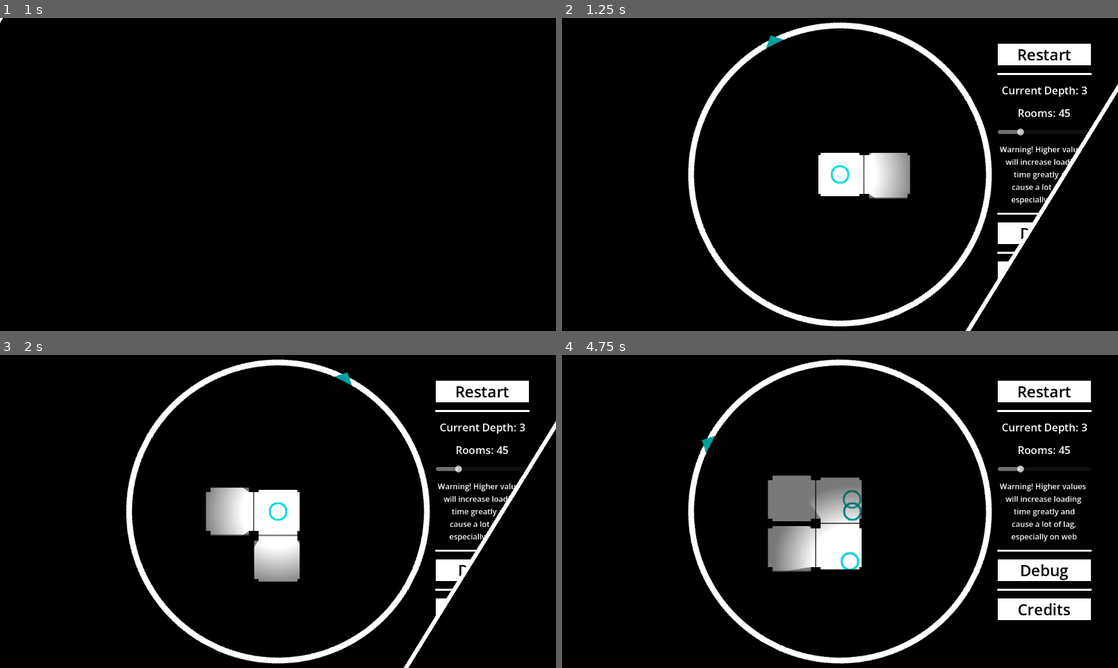
Above: before the commit, frames 1-4 (two rows, left to right).
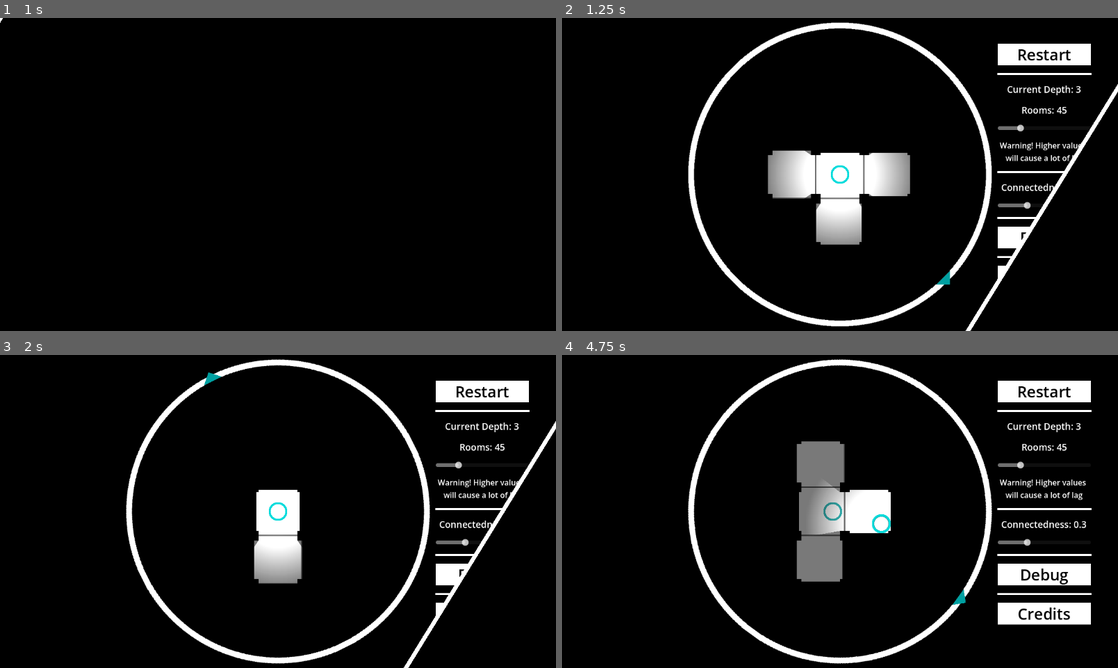
Above: after the commit, the same moments.

Repository: entityJY/hyperedi
Game: Godot game, scene res://ui/start_game.tscn
Same seed, same stepped clock (60 frames per second), same inputs: the game is played once before the commit and once after it. Sound files missing from this copy of the repository are replaced by a short silence.
Inputs:
- Up to frame 1 (1 s): click "Start Game" at 0.5 s
- Up to frame 2 (1.25 s): no input
- Up to frame 3 (2 s): click "Restart" at 1.25 s
- Up to frame 4 (4.75 s): click "Restart" at 2 s; click "Restart" at 2.75 s; hold D (right) 3.53-4.28 s; tap Space (place) at 3.6, 4.35 s; hold S (down) from 4.28 s (still down)

Frame 1 is identical in both runs. In frame 2, 5.0% of the frame differs, in the area x 22-95%, y 1-99%; in frame 3, 3.8%; in frame 4, 10%, in the area x 22-96%, y 1-99%.

Commit message:
feat: update maze generator, add connectedness slider

Diff:
--- a/hyperplane_dungeon/dungeon.gd
+++ b/hyperplane_dungeon/dungeon.gd
@@ -8,15 +8,12 @@
 @export var game_complete_text: RichTextLabel
 @export var tile_container: Node2D
 
-var depth: int
-
 var loaded_tiles: Dictionary[Vector2i, Tile]
 
 signal game_won()
 
 # Called when the node enters the scene tree for the first time.
 func _ready() -> void:
-	depth = SceneTransition.dungeon_depth
 	initialize_level()
 	debug_label.visible = SceneTransition.debug
 
@@ -64,10 +61,10 @@
 		var neighbor_tile = node.tile
 
 		var final_rotation_int: int
-		match index - from_index:
-			-3: final_rotation_int = 1
-			-2: final_rotation_int = 0
-			-1: final_rotation_int = 3
+		match wrapi(index - from_index, 0, 4):
+			# -3: final_rotation_int = 1
+			# -2: final_rotation_int = 0
+			# -1: final_rotation_int = 3
 			0: final_rotation_int = 2
 			1: final_rotation_int = 1
 			2: final_rotation_int = 0
@@ -90,38 +87,40 @@
 
 func generate_maze(node: HyperPlaneNode) -> void:
 
-	var explore_stack: Array[HyperPlaneNode] = []
-	explore_stack.push_back(node)
-	node.explored = true
-
+	var explore_stack: Array[HyperPlaneNode] = [node]
 	var rng = RandomNumberGenerator.new()
 
-	while true:
+	while !explore_stack.is_empty():
+		node = explore_stack[-1]
+
+		if !node.explored:
+			for neighbor in node.neighbors.values():
+				if !neighbor.explored and rng.randf() < SceneTransition.connectedness_factor:
+					connect_nodes(node, neighbor)
+
+		node.explored = true
+
 		var filtered_nodes = node.neighbors.values().filter(
-			func(neighbor): return neighbor != explore_stack[-1] and neighbor.explored == false
+			func(neighbor):
+				if !(len(explore_stack) - 1):
+					return !neighbor.explored
+				return !neighbor.explored and neighbor != explore_stack[-2]
 		)
-
-		if rng.randf() > .6:
-			var neighbor_node = node.neighbors.values().pick_random()
-			node.reachable_neighbors[node.neighbors.find_key(neighbor_node)] = neighbor_node
-			neighbor_node.reachable_neighbors[neighbor_node.neighbors.find_key(node)] = node
 
 		if !filtered_nodes.is_empty():
 			var neighbor_node = filtered_nodes.pick_random()
-			node.reachable_neighbors[node.neighbors.find_key(neighbor_node)] = neighbor_node
-			neighbor_node.reachable_neighbors[neighbor_node.neighbors.find_key(node)] = node
+			connect_nodes(node, neighbor_node)
 
-			node = neighbor_node
-			explore_stack.push_back(node)
-			node.explored = true
+			explore_stack.push_back(neighbor_node)
 		else:
 			explore_stack.pop_back()
-			if explore_stack.is_empty():
-				break
-			node = explore_stack[-1]
+
+func connect_nodes(node1: HyperPlaneNode, node2: HyperPlaneNode) -> void:
+	node1.reachable_neighbors[node1.neighbors.find_key(node2)] = node2
+	node2.reachable_neighbors[node2.neighbors.find_key(node1)] = node1
 
 func initialize_level() -> void:
-	var hyperplane = HyperPlane.new(depth - 1)
+	var hyperplane = HyperPlane.new(SceneTransition.dungeon_depth - 1)
 	for node in hyperplane.cell_hashmap.values():
 		var tile: Tile = tile_resource.instantiate()
 		tile_container.add_child(tile)
@@ -139,9 +138,11 @@
 			wait_for_win(tile)
 
 	var starting_tile: Tile
+
 	while true:
 		starting_tile = hyperplane.cell_hashmap.values().pick_random().tile
-		if len(starting_tile.hyperplane_node.coordinates) >= depth: break
+		if len(starting_tile.hyperplane_node.coordinates) >= SceneTransition.dungeon_depth - 1: break
+
 	generate_maze(starting_tile.hyperplane_node)
 	enable_tile(starting_tile, Vector2i(0, 0))
 
@@ -153,7 +154,6 @@
 	tween.tween_property(game_complete_text, "position", Vector2(299, 276.5), 1)
 	game_won.emit()
 
-
 func _on_hyper_plan_renderer_restart_button_pressed() -> void:
 	SceneTransition.fade_out()
 	await SceneTransition.animation_finished
--- a/scene_transition/scene_transition.gd
+++ b/scene_transition/scene_transition.gd
@@ -11,6 +11,9 @@
 
 var dungeon_depth: int = 3
 var debug: bool = false
+
+## 0 generates a perfect maze, 1 removes all walls
+var connectedness_factor: float = .3
 
 
 func _ready() -> void:
--- a/ui/ui.gd
+++ b/ui/ui.gd
@@ -5,6 +5,9 @@
 @export var depth_slider: HSlider
 @export var debug_button: Button
 @export var num_rooms_label: Label
+@export var connectedness_label: Label
+@export var connectedness_slider: HSlider
+
 var credits_toggled: bool = false
 signal restart_button_pressed()
 
@@ -14,6 +17,7 @@
 func _ready() -> void:
 	var _hyperplane = HyperPlane.new(2)
 	update_depth()
+	update_connectedness()
 	debug_button.set_pressed_no_signal(SceneTransition.debug)
 
 
@@ -29,6 +33,11 @@
 	depth_label.text = "Current Depth: " + str(SceneTransition.dungeon_depth)
 	depth_slider.value = SceneTransition.dungeon_depth
 	num_rooms_label.text = "Rooms: " + str(room_num_sequence[SceneTransition.dungeon_depth])
+
+
+func update_connectedness() -> void:
+	connectedness_label.text = "Connectedness: " + str(SceneTransition.connectedness_factor)
+	connectedness_slider.value = SceneTransition.connectedness_factor
 
 
 func _on_button_button_down() -> void:
@@ -53,3 +62,7 @@
 func _on_debug_toggled(toggled_on: bool) -> void:
 	SceneTransition.debug = toggled_on
 	restart_button_pressed.emit()
+
+func _on_connectedness_slider_value_changed(value: float) -> void:
+	SceneTransition.connectedness_factor = value
+	update_connectedness()
--- a/ui/ui.tscn
+++ b/ui/ui.tscn
@@ -26,13 +26,15 @@
 border_width_right = 5
 border_width_bottom = 5
 
-[node name="UI" type="CanvasLayer" unique_id=1106087896 node_paths=PackedStringArray("credits", "depth_label", "depth_slider", "debug_button", "num_rooms_label")]
+[node name="UI" type="CanvasLayer" unique_id=1106087896 node_paths=PackedStringArray("credits", "depth_label", "depth_slider", "debug_button", "num_rooms_label", "connectedness_label", "connectedness_slider")]
 script = ExtResource("1_t1rqr")
 credits = NodePath("RichTextLabel")
 depth_label = NodePath("PanelContainer/MarginContainer/HBoxContainer/MarginContainer2/VBoxContainer2/DepthLabel")
 depth_slider = NodePath("PanelContainer/MarginContainer/HBoxContainer/MarginContainer2/VBoxContainer2/DepthSlider")
 debug_button = NodePath("PanelContainer/MarginContainer/HBoxContainer/MarginContainer2/VBoxContainer2/Debug")
 num_rooms_label = NodePath("PanelContainer/MarginContainer/HBoxContainer/MarginContainer2/VBoxContainer2/NumRoomsLabel")
+connectedness_label = NodePath("PanelContainer/MarginContainer/HBoxContainer/MarginContainer2/VBoxContainer2/ConnectednessLabel")
+connectedness_slider = NodePath("PanelContainer/MarginContainer/HBoxContainer/MarginContainer2/VBoxContainer2/ConnectednessSlider")
 
 [node name="PanelContainer" type="PanelContainer" parent="." unique_id=1021052557]
 anchors_preset = 15
@@ -99,13 +101,13 @@
 
 [node name="DepthLabel" type="Label" parent="PanelContainer/MarginContainer/HBoxContainer/MarginContainer2/VBoxContainer2" unique_id=299942730]
 layout_mode = 2
-theme_override_font_sizes/font_size = 22
+theme_override_font_sizes/font_size = 19
 text = "Current Depth: "
 horizontal_alignment = 1
 
 [node name="NumRoomsLabel" type="Label" parent="PanelContainer/MarginContainer/HBoxContainer/MarginContainer2/VBoxContainer2" unique_id=1553628423]
 layout_mode = 2
-theme_override_font_sizes/font_size = 22
+theme_override_font_sizes/font_size = 19
 text = "Rooms: "
 horizontal_alignment = 1
 
@@ -119,13 +121,27 @@
 layout_mode = 2
 theme_override_font_sizes/font_size = 16
 text = "Warning! Higher values
-will increase loading
-time greatly and
-cause a lot of lag,
-especially on web"
+will cause a lot of lag"
 horizontal_alignment = 1
 
 [node name="VSeparator2" type="HSeparator" parent="PanelContainer/MarginContainer/HBoxContainer/MarginContainer2/VBoxContainer2" unique_id=1254290010]
+layout_mode = 2
+theme_override_constants/separation = 4
+theme_override_styles/separator = SubResource("StyleBoxLine_ks8t7")
+
+[node name="ConnectednessLabel" type="Label" parent="PanelContainer/MarginContainer/HBoxContainer/MarginContainer2/VBoxContainer2" unique_id=1866929366]
+layout_mode = 2
+theme_override_font_sizes/font_size = 19
+text = "Connectedness: 0.95"
+horizontal_alignment = 1
+
+[node name="ConnectednessSlider" type="HSlider" parent="PanelContainer/MarginContainer/HBoxContainer/MarginContainer2/VBoxContainer2" unique_id=721274649]
+layout_mode = 2
+max_value = 1.0
+step = 0.01
+value = 0.3
+
+[node name="VSeparator4" type="HSeparator" parent="PanelContainer/MarginContainer/HBoxContainer/MarginContainer2/VBoxContainer2" unique_id=159716166]
 layout_mode = 2
 theme_override_constants/separation = 4
 theme_override_styles/separator = SubResource("StyleBoxLine_ks8t7")
@@ -183,5 +199,6 @@
 
 [connection signal="button_down" from="PanelContainer/MarginContainer/HBoxContainer/MarginContainer2/VBoxContainer2/Restart" to="." method="_on_button_button_down"]
 [connection signal="value_changed" from="PanelContainer/MarginContainer/HBoxContainer/MarginContainer2/VBoxContainer2/DepthSlider" to="." method="_on_h_slider_value_changed"]
+[connection signal="value_changed" from="PanelContainer/MarginContainer/HBoxContainer/MarginContainer2/VBoxContainer2/ConnectednessSlider" to="." method="_on_connectedness_slider_value_changed"]
 [connection signal="toggled" from="PanelContainer/MarginContainer/HBoxContainer/MarginContainer2/VBoxContainer2/Debug" to="." method="_on_debug_toggled"]
 [connection signal="button_down" from="PanelContainer/MarginContainer/HBoxContainer/MarginContainer2/VBoxContainer2/Credits" to="." method="_on_credits_button_down"]
